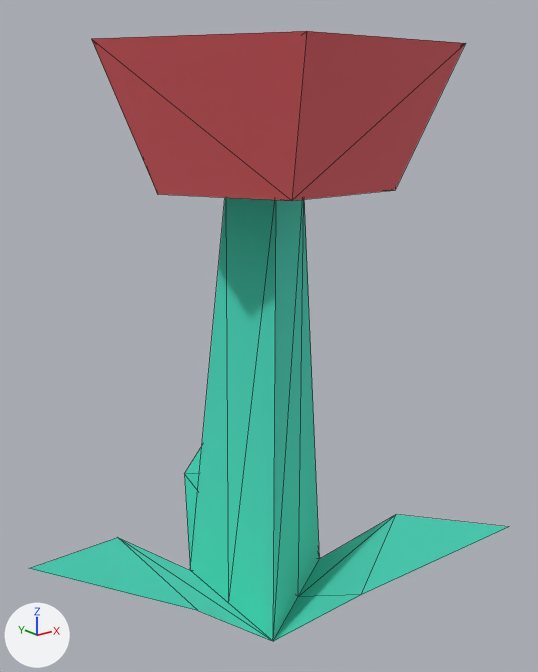
An edit to the glTF model public/models/nf2/nature/flower_redC.glb, drawn before and after from the same camera.
Both versions are drawn from a 50 mm lens placed at (-0.181, -0.232, 0.163), pointed at (-0.001, -0.007, 0.074). Every picture has the same lights, and +X, +Y and +Z are marked at lower left. The older version comes first. Mesh edges are drawn as thin lines. Where no turn or scale is listed for an object, it has been applied to the vertices.

Objects in the first picture: 'flower_redC'.
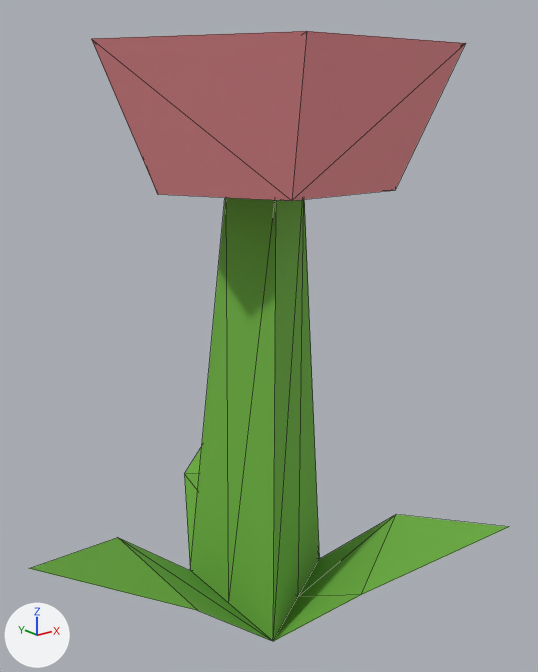
Boxes [x1, y1, x2, y2] around the edits, measured in the pictures (538 x 672 px):
```json
{"object": "flower_redC", "change": "recoloured, surface changed", "before": [29, 31, 508, 642], "after": [29, 31, 508, 642]}
```

The change, as JSON lines over the scene's bpy script:
```json
{"op": "set", "path": "mat_grass.metallic", "old": "1.0", "new": "0.0"}
{"op": "set", "path": "mat_grass.base_color", "old": "(0.173, 0.847, 0.722)", "new": "(0.159, 0.451, 0.0513)", "note": "cyan #73eddd -> green #6fb340"}
{"op": "set", "path": "mat_colorred.metallic", "old": "1.0", "new": "0.0"}
{"op": "remove", "block": "ob_tmpparent", "code": ["ob_tmpparent = bpy.data.objects.new('tmpParent', None)", "ob_tmpparent.location = (0.0, 0.0, 0.0)"]}
```
